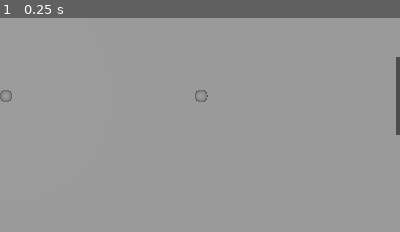
Above: before the commit, frame 1.
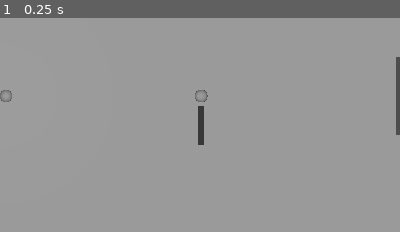
Above: after the commit, the same moment.

Repository: pietrodeluca1997/puck-smashers
Game: Godot game, scene res://Features/Arena/Levels/PrototypeArena.tscn
Same seed, same stepped clock (60 frames per second), same inputs: the game is played once before the commit and once after it.
Inputs:
- Up to frame 1 (0.25 s): no input
The pictures show only the part of the screen within x 49-99%, y 32-82%; the shares and areas given below are measured in that part.

The runs differ from the first frame. In frame 1, 0.3% of the frame differs, in the area x 49-51%, y 41-60%.

Commit message:
Ajustes nas colisões e na física para simulação de quicar e de fricção dos personagens e da bola - Mecânica inicial de arremesar o jogador ao contrário da posição do mouse atual no mundo 3D e com base no tempo que o botão esquerdo do mouse está segundo segurado aumenta a força que o jogador será arremesado.

Diff:
--- a/Features/Arena/Levels/PrototypeArena.tscn
+++ b/Features/Arena/Levels/PrototypeArena.tscn
@@ -1,23 +1,67 @@
-[gd_scene load_steps=9 format=3 uid="uid://cqnys0gdbmb0f"]
+[gd_scene load_steps=23 format=3 uid="uid://cqnys0gdbmb0f"]
 
 [ext_resource type="Script" uid="uid://dkoj1ylx1b6db" path="res://Features/Player/Scripts/Player.gd" id="1_lxhs6"]
 
 [sub_resource type="QuadMesh" id="QuadMesh_su7we"]
 size = Vector2(60, 30)
 
+[sub_resource type="ConvexPolygonShape3D" id="ConvexPolygonShape3D_lxhs6"]
+points = PackedVector3Array(30, 15, 0, 30, -15, 0, -30, 15, 0, -30, -15, 0)
+
 [sub_resource type="BoxMesh" id="BoxMesh_su7we"]
 size = Vector3(60, 2, 1)
 
+[sub_resource type="ConvexPolygonShape3D" id="ConvexPolygonShape3D_voni2"]
+points = PackedVector3Array(30, 1, 0.5, 30, 1, -0.5, -30, 1, 0.5, 30, -1, 0.5, 30, -1, -0.5, -30, 1, -0.5, -30, -1, 0.5, -30, -1, -0.5)
+
+[sub_resource type="ConvexPolygonShape3D" id="ConvexPolygonShape3D_ue6p7"]
+points = PackedVector3Array(30, 1, 0.5, 30, 1, -0.5, -30, 1, 0.5, 30, -1, 0.5, 30, -1, -0.5, -30, 1, -0.5, -30, -1, 0.5, -30, -1, -0.5)
+
 [sub_resource type="BoxMesh" id="BoxMesh_lxhs6"]
 size = Vector3(1, 2, 12)
 
-[sub_resource type="SphereMesh" id="SphereMesh_su7we"]
+[sub_resource type="ConvexPolygonShape3D" id="ConvexPolygonShape3D_xnax1"]
+points = PackedVector3Array(-0.5, -1, -6, 0.5, -1, -6, -0.5, -1, 6, -0.5, 1, -6, 0.5, 1, -6, 0.5, -1, 6, -0.5, 1, 6, 0.5, 1, 6)
+
+[sub_resource type="ConvexPolygonShape3D" id="ConvexPolygonShape3D_7nguq"]
+points = PackedVector3Array(-0.5, -1, -6, 0.5, -1, -6, -0.5, -1, 6, -0.5, 1, -6, 0.5, 1, -6, 0.5, -1, 6, -0.5, 1, 6, 0.5, 1, 6)
+
+[sub_resource type="ConvexPolygonShape3D" id="ConvexPolygonShape3D_gtda5"]
+points = PackedVector3Array(-0.5, -1, -6, 0.5, -1, -6, -0.5, -1, 6, -0.5, 1, -6, 0.5, 1, -6, 0.5, -1, 6, -0.5, 1, 6, 0.5, 1, 6)
+
+[sub_resource type="ConvexPolygonShape3D" id="ConvexPolygonShape3D_ypwgc"]
+points = PackedVector3Array(-0.5, -1, -6, 0.5, -1, -6, -0.5, -1, 6, -0.5, 1, -6, 0.5, 1, -6, 0.5, -1, 6, -0.5, 1, 6, 0.5, 1, 6)
+
+[sub_resource type="PhysicsMaterial" id="PhysicsMaterial_voni2"]
+bounce = 1.0
+
+[sub_resource type="SphereShape3D" id="SphereShape3D_lxhs6"]
 
 [sub_resource type="SphereMesh" id="SphereMesh_lxhs6"]
 
-[sub_resource type="SphereShape3D" id="SphereShape3D_lxhs6"]
+[sub_resource type="ViewportTexture" id="ViewportTexture_lxhs6"]
+viewport_path = NodePath("SubViewport")
+
+[sub_resource type="StandardMaterial3D" id="StandardMaterial3D_lxhs6"]
+resource_local_to_scene = true
+albedo_texture = SubResource("ViewportTexture_lxhs6")
+
+[sub_resource type="PlaneMesh" id="PlaneMesh_lxhs6"]
+size = Vector2(0.5, 3)
+
+[sub_resource type="PhysicsMaterial" id="PhysicsMaterial_lxhs6"]
+bounce = 0.25
+
+[sub_resource type="PhysicsMaterial" id="PhysicsMaterial_ypwgc"]
+bounce = 0.25
 
 [sub_resource type="Environment" id="Environment_su7we"]
+
+[sub_resource type="StyleBoxFlat" id="StyleBoxFlat_lxhs6"]
+bg_color = Color(0.172833, 0.172833, 0.172833, 1)
+
+[sub_resource type="StyleBoxFlat" id="StyleBoxFlat_voni2"]
+bg_color = Color(7.73702e-06, 0.493355, 0.0916723, 1)
 
 [node name="PrototypeArena" type="Node3D"]
 
@@ -27,65 +71,128 @@
 transform = Transform3D(1, 0, 0, 0, -4.37114e-08, 1, 0, -1, -4.37114e-08, 0, 0, 0)
 mesh = SubResource("QuadMesh_su7we")
 
+[node name="StaticBody3D" type="StaticBody3D" parent="Floor/MeshInstance3D"]
+
+[node name="CollisionShape3D" type="CollisionShape3D" parent="Floor/MeshInstance3D/StaticBody3D"]
+shape = SubResource("ConvexPolygonShape3D_lxhs6")
+
 [node name="NorthSideWall" type="Node3D" parent="."]
 transform = Transform3D(1, 0, 0, 0, 1, 0, 0, 0, 1, 0, 1, -15.5)
 
 [node name="MeshInstance3D" type="MeshInstance3D" parent="NorthSideWall"]
 mesh = SubResource("BoxMesh_su7we")
 
+[node name="StaticBody3D" type="StaticBody3D" parent="NorthSideWall/MeshInstance3D"]
+
+[node name="CollisionShape3D" type="CollisionShape3D" parent="NorthSideWall/MeshInstance3D/StaticBody3D"]
+shape = SubResource("ConvexPolygonShape3D_voni2")
+
 [node name="SouthSideWall" type="Node3D" parent="."]
 transform = Transform3D(1, 0, 0, 0, 1, 0, 0, 0, 1, 0, 1, 15.5)
 
 [node name="MeshInstance3D" type="MeshInstance3D" parent="SouthSideWall"]
 mesh = SubResource("BoxMesh_su7we")
 
+[node name="StaticBody3D" type="StaticBody3D" parent="SouthSideWall/MeshInstance3D"]
+
+[node name="CollisionShape3D" type="CollisionShape3D" parent="SouthSideWall/MeshInstance3D/StaticBody3D"]
+shape = SubResource("ConvexPolygonShape3D_ue6p7")
+
 [node name="LeftNorthGoalWall" type="Node3D" parent="."]
 transform = Transform3D(1, 0, 0, 0, 1, 0, 0, 0, 1, -30.5, 1, -9)
 
 [node name="MeshInstance3D" type="MeshInstance3D" parent="LeftNorthGoalWall"]
 mesh = SubResource("BoxMesh_lxhs6")
 
+[node name="StaticBody3D" type="StaticBody3D" parent="LeftNorthGoalWall/MeshInstance3D"]
+
+[node name="CollisionShape3D" type="CollisionShape3D" parent="LeftNorthGoalWall/MeshInstance3D/StaticBody3D"]
+shape = SubResource("ConvexPolygonShape3D_xnax1")
+
 [node name="LeftSouthGoalWall" type="Node3D" parent="."]
 transform = Transform3D(1, 0, 0, 0, 1, 0, 0, 0, 1, -30.5, 1, 9)
 
 [node name="MeshInstance3D" type="MeshInstance3D" parent="LeftSouthGoalWall"]
 mesh = SubResource("BoxMesh_lxhs6")
 
+[node name="StaticBody3D" type="StaticBody3D" parent="LeftSouthGoalWall/MeshInstance3D"]
+
+[node name="CollisionShape3D" type="CollisionShape3D" parent="LeftSouthGoalWall/MeshInstance3D/StaticBody3D"]
+shape = SubResource("ConvexPolygonShape3D_7nguq")
+
 [node name="RightSouthGoalWall" type="Node3D" parent="."]
 transform = Transform3D(1, 0, 0, 0, 1, 0, 0, 0, 1, 30.5, 1, 9)
 
 [node name="MeshInstance3D" type="MeshInstance3D" parent="RightSouthGoalWall"]
 mesh = SubResource("BoxMesh_lxhs6")
 
+[node name="StaticBody3D" type="StaticBody3D" parent="RightSouthGoalWall/MeshInstance3D"]
+
+[node name="CollisionShape3D" type="CollisionShape3D" parent="RightSouthGoalWall/MeshInstance3D/StaticBody3D"]
+shape = SubResource("ConvexPolygonShape3D_gtda5")
+
 [node name="RightNorthGoalWall" type="Node3D" parent="."]
 transform = Transform3D(1, 0, 0, 0, 1, 0, 0, 0, 1, 30.5, 1, -9)
 
 [node name="MeshInstance3D" type="MeshInstance3D" parent="RightNorthGoalWall"]
 mesh = SubResource("BoxMesh_lxhs6")
 
+[node name="StaticBody3D" type="StaticBody3D" parent="RightNorthGoalWall/MeshInstance3D"]
+
+[node name="CollisionShape3D" type="CollisionShape3D" parent="RightNorthGoalWall/MeshInstance3D/StaticBody3D"]
+shape = SubResource("ConvexPolygonShape3D_ypwgc")
+
 [node name="Ball" type="Node3D" parent="."]
 transform = Transform3D(1, 0, 0, 0, 1, 0, 0, 0, 1, 0, 0.5, 0)
 
-[node name="MeshInstance3D" type="MeshInstance3D" parent="Ball"]
-mesh = SubResource("SphereMesh_su7we")
-
-[node name="Player" type="Node3D" parent="."]
+[node name="RigidBody3D" type="RigidBody3D" parent="Ball"]
+physics_material_override = SubResource("PhysicsMaterial_voni2")
+continuous_cd = true
+
+[node name="CollisionShape3D" type="CollisionShape3D" parent="Ball/RigidBody3D"]
+shape = SubResource("SphereShape3D_lxhs6")
+
+[node name="SphereMesh3D" type="MeshInstance3D" parent="Ball/RigidBody3D/CollisionShape3D"]
+mesh = SubResource("SphereMesh_lxhs6")
+skeleton = NodePath("../..")
+
+[node name="ArrowPivot" type="Node3D" parent="."]
+transform = Transform3D(1, 0, 0, 0, 1, 0, 0, 0, 1, 14.9988, 2.50138, -0.0424843)
+
+[node name="ArrowMesh3D" type="MeshInstance3D" parent="ArrowPivot"]
+transform = Transform3D(1, 0, 0, 0, 1, 0, 0, 0, 1, 0.000518799, 0.00369263, 2.30493)
+material_override = SubResource("StandardMaterial3D_lxhs6")
+mesh = SubResource("PlaneMesh_lxhs6")
+skeleton = NodePath("../../Player")
+
+[node name="Player" type="RigidBody3D" parent="."]
 transform = Transform3D(1, 0, 0, 0, 1, 0, 0, 0, 1, 15, 0.5, 0)
+physics_material_override = SubResource("PhysicsMaterial_lxhs6")
+continuous_cd = true
+max_contacts_reported = 2
 script = ExtResource("1_lxhs6")
 
-[node name="MeshInstance3D" type="MeshInstance3D" parent="Player"]
+[node name="CollisionShape3D" type="CollisionShape3D" parent="Player"]
+shape = SubResource("SphereShape3D_lxhs6")
+
+[node name="SphereMesh3D" type="MeshInstance3D" parent="Player/CollisionShape3D"]
 mesh = SubResource("SphereMesh_lxhs6")
-
-[node name="RigidBody3D" type="RigidBody3D" parent="Player"]
-
-[node name="CollisionShape3D" type="CollisionShape3D" parent="Player/RigidBody3D"]
-shape = SubResource("SphereShape3D_lxhs6")
+skeleton = NodePath("../..")
 
 [node name="Bot" type="Node3D" parent="."]
 transform = Transform3D(1, 0, 0, 0, 1, 0, 0, 0, 1, -15, 0.5, 0)
 
-[node name="MeshInstance3D" type="MeshInstance3D" parent="Bot"]
+[node name="RigidBody3D" type="RigidBody3D" parent="Bot"]
+physics_material_override = SubResource("PhysicsMaterial_ypwgc")
+continuous_cd = true
+max_contacts_reported = 5
+
+[node name="CollisionShape3D" type="CollisionShape3D" parent="Bot/RigidBody3D"]
+shape = SubResource("SphereShape3D_lxhs6")
+
+[node name="SphereMesh3D" type="MeshInstance3D" parent="Bot/RigidBody3D/CollisionShape3D"]
 mesh = SubResource("SphereMesh_lxhs6")
+skeleton = NodePath("../..")
 
 [node name="Camera3D" type="Camera3D" parent="."]
 transform = Transform3D(1, 0, 0, 0, -4.37114e-08, 1, 0, -1, -4.37114e-08, 0, 10, 0)
@@ -97,3 +204,17 @@
 
 [node name="SunLight" type="DirectionalLight3D" parent="."]
 transform = Transform3D(1, 0, 0, 0, 1.19249e-08, 1, 0, -1, 1.19249e-08, 0, 0, 0)
+
+[node name="SubViewport" type="SubViewport" parent="."]
+
+[node name="ProgressBar" type="ProgressBar" parent="SubViewport"]
+anchors_preset = 15
+anchor_right = 1.0
+anchor_bottom = 1.0
+grow_horizontal = 2
+grow_vertical = 2
+theme_override_styles/background = SubResource("StyleBoxFlat_lxhs6")
+theme_override_styles/fill = SubResource("StyleBoxFlat_voni2")
+max_value = 50.0
+fill_mode = 2
+metadata/_edit_use_anchors_ = true
--- a/Features/Player/Scripts/Player.gd
+++ b/Features/Player/Scripts/Player.gd
@@ -1,20 +1,49 @@
-extends Node3D
+extends RigidBody3D
 
 @onready var camera = $"../Camera3D"
+@onready var direction_and_force_bar = $"../SubViewport/ProgressBar"
+@onready var direction_and_force_bar_mesh_pivot = $"../ArrowPivot"
+
+var is_holding: bool = false
+var force_increase_factor: float = 50.0
+var last_mouse_world_direction: Vector3 = Vector3.ZERO
 
 func _input(event: InputEvent):
-	if event is InputEventMouseButton:
-		if  event.button_index == MOUSE_BUTTON_LEFT and event.is_pressed():
+	if event is InputEventMouseButton and event.button_index == MOUSE_BUTTON_LEFT:
+		match event:
+			_ when event.is_pressed():
+				var result: Dictionary = get_mouse_3D_info(event.position)
+				if result and result.collider and result.collider.name == "Player":
+					print("crico no preier")
+					is_holding = true
 
-			var from: Vector3 = camera.project_ray_origin(event.position);
-			var to: Vector3 = from + camera.project_ray_normal(event.position) * 1000
+			_ when event.is_released():
+				print("sorto o crique")
+				is_holding = false
 
-			var space_state: PhysicsDirectSpaceState3D = get_world_3d().direct_space_state
-			var query := PhysicsRayQueryParameters3D.create(from, to)
-			query.collide_with_areas = true
-			query.collide_with_bodies = true
+func _process(delta: float) -> void:
+	direction_and_force_bar_mesh_pivot.global_position = global_position
+	if is_holding:
+		direction_and_force_bar.value += force_increase_factor * delta
+		var result: Dictionary = get_mouse_3D_info(get_viewport().get_mouse_position())
+		if result and result.collider:
+			var direction_to_mouse: Vector3 = (result.position - global_position).normalized()
+			direction_to_mouse.y = 0.0
+			last_mouse_world_direction = direction_to_mouse
+			var angle: float = atan2(direction_to_mouse.x, direction_to_mouse.z)
 
-			var result: Dictionary = space_state.intersect_ray(query)
+			direction_and_force_bar_mesh_pivot.rotation.y = angle
+	else:
+		apply_central_impulse(last_mouse_world_direction * -direction_and_force_bar.value)
+		direction_and_force_bar.value = 0.0
 
-			if result and result.collider:
-				pass
+func get_mouse_3D_info(mouse_position: Vector2) -> Dictionary:
+	var from: Vector3 = camera.project_ray_origin(mouse_position)
+	var to: Vector3 = from + camera.project_ray_normal(mouse_position) * 1000
+
+	var space_state: PhysicsDirectSpaceState3D = get_world_3d().direct_space_state
+	var query := PhysicsRayQueryParameters3D.create(from, to)
+	query.collide_with_areas = true
+	query.collide_with_bodies = true
+
+	return space_state.intersect_ray(query)
